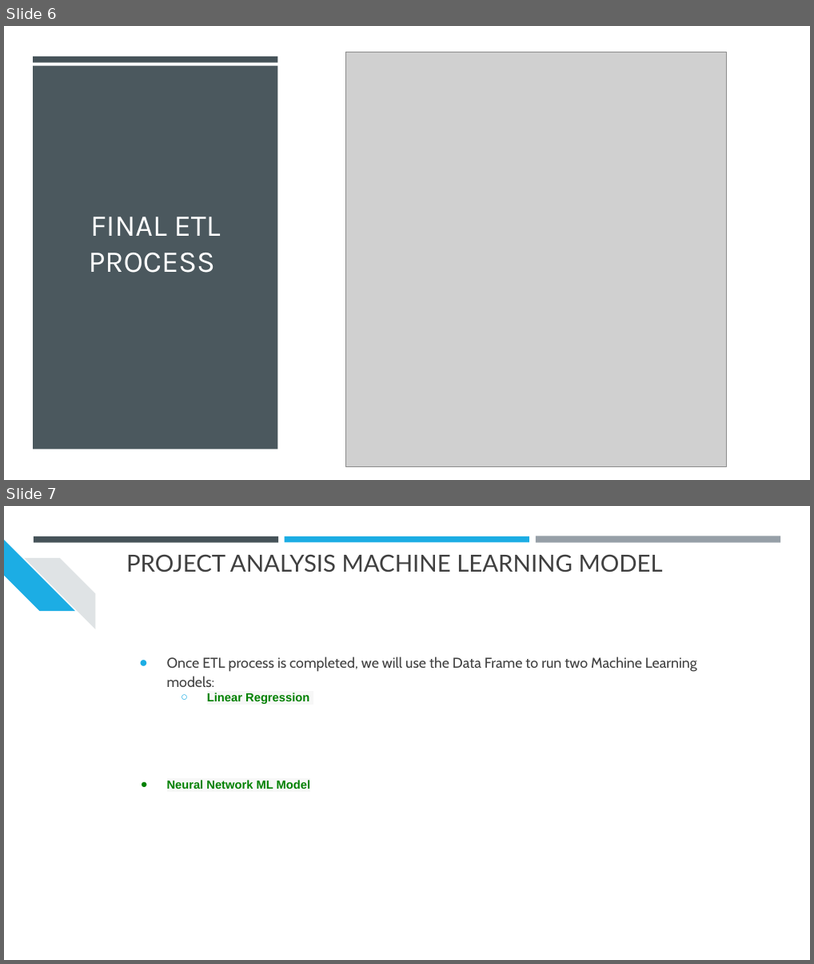
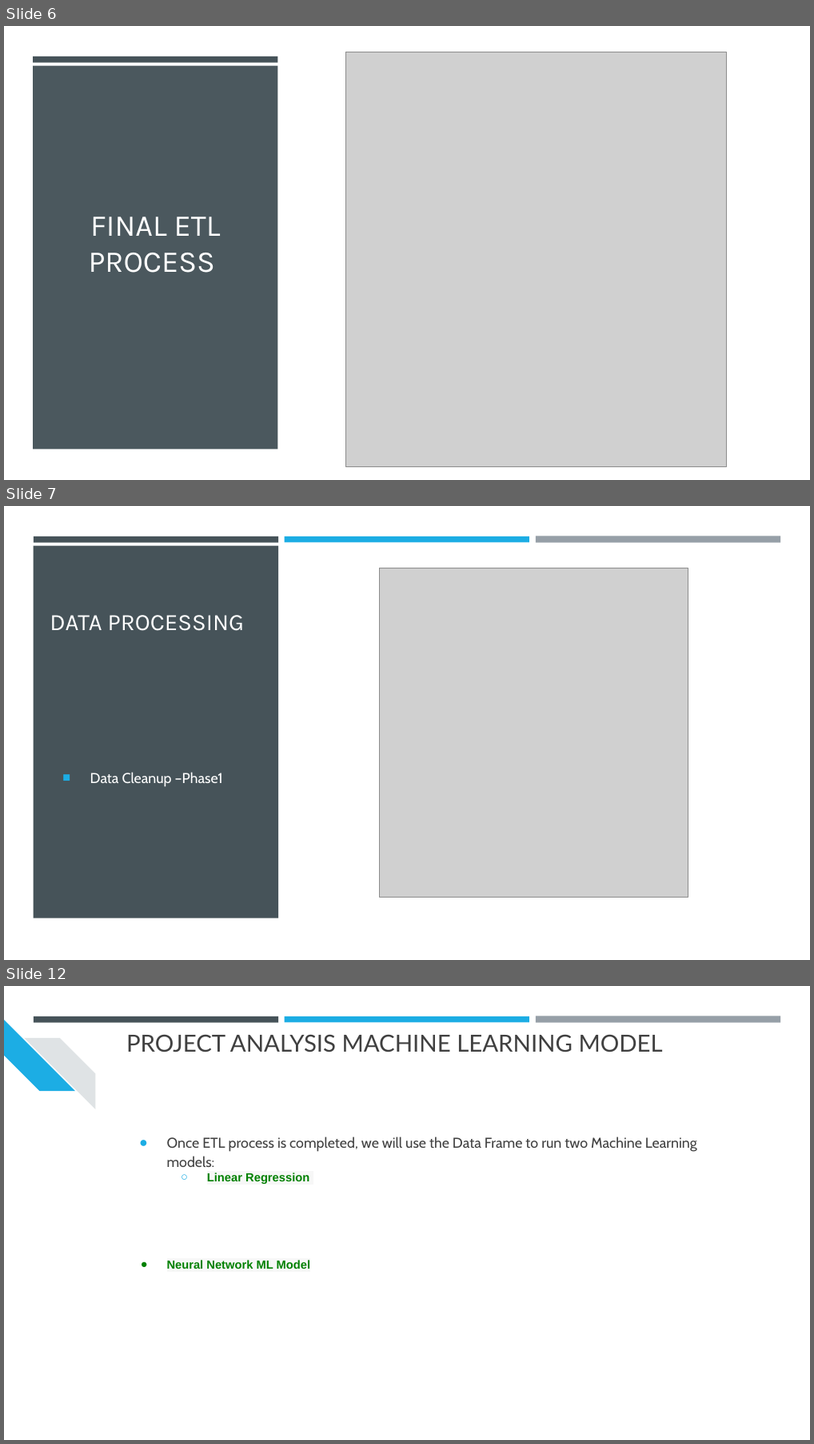
Before and after one commit to srthirum1/Final_Group_Project, a slide deck: CA Housing Prices Analysis.pptx. Shown one above the other, each under a label of ours: slides 6 and 7 before the commit, slides 6, 7 and 12 after it; the slides between them are not shown. The pictures are 814x964 and 814x1444 pixels, drawn with LibreOffice and Linux fonts; fonts in the diff are those of the drawing; grey boxes stand for pictures. Boxes give left, top, right and bottom in pixels: in the first picture for what was removed or moved away, otherwise in the second. Text is boxed around its words. In the diff, an @@ line names an element or a change of style, - is before the commit and + after.

Commit message:
updated power point to add Data Rengeling process and ML flow

```diff
--- a/CA Housing Prices Analysis.pptx
+++ b/CA Housing Prices Analysis.pptx
@@ slide 7 added at [4,506,810,960], background #000000; not listed: 1 template element that a slide beside it also shows @@
@@ rectangle added at [4,506,810,960], fill #FFFFFF @@
@@ rectangle added at [33,546,278,918], fill #465359 @@
@@ rectangle added at [34,536,278,542], fill #465359 @@
@@ rectangle added at [285,536,530,542], fill #1CADE4 @@
@@ rectangle added at [536,536,781,543], fill #969FA7 @@
@@ picture added at [379,568,688,896] @@
@@ title added at [50,615,244,631], 28 pt, text #FFFFFF @@
+DATA PROCESSING
@@ text added at [90,772,223,787], 17 pt, text #FFFFFF @@
+■ Data Cleanup –Phase1
@@ what was slide 7 is now slide 12 @@
```
Also in this commit, not shown: 1 slide changed, 6 other slides added.
